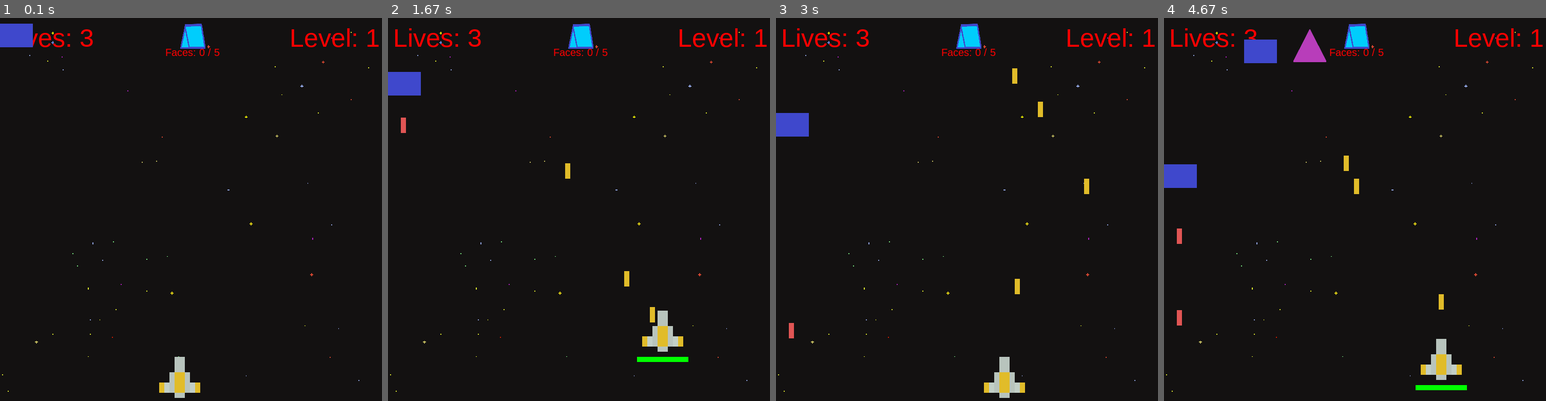
Above: before the commit, frames 1-4 (left to right).
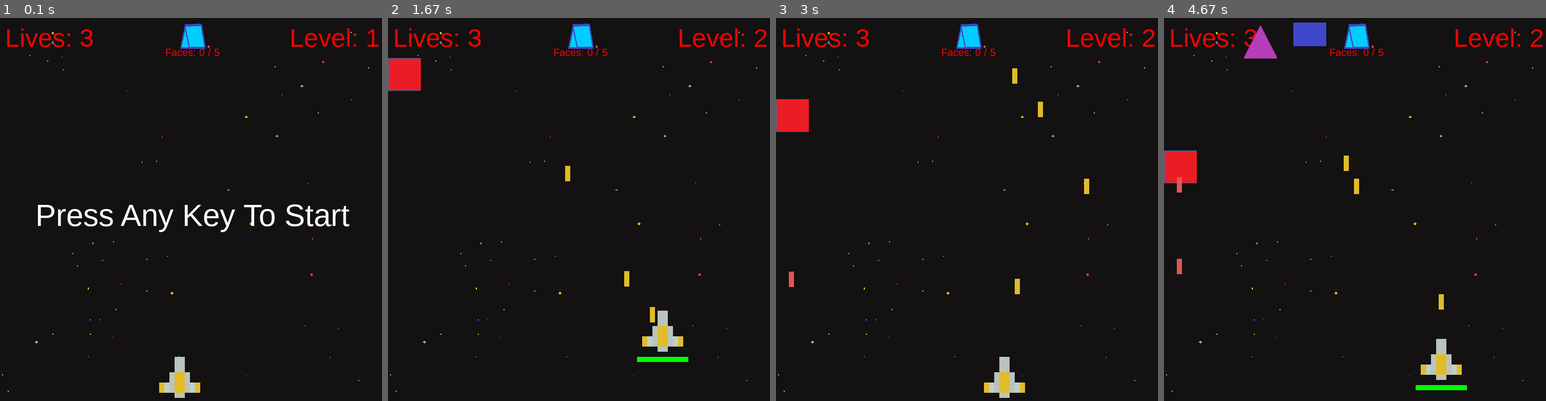
Above: after the commit, the same moments.

Repository: University-Team-Project/Team-Project-Maths-Game
Game: pygame game, started from 3D Model Game.py
The game is run twice, just before and just after one commit, with the same random seed, the same clock (stepped at 60 frames per second) and the same inputs.
Inputs:
- Up to frame 1 (0.1 s): no input
- Up to frame 2 (1.67 s): tap Space at 0.33, 0.73, 1.03, 1.23, 1.57 s; hold Right 0.67-1.13 s; hold Up 1.17-1.47 s; hold Right from 1.5 s (still down)
- Up to frame 3 (3 s): tap Space at 1.87, 2.07, 2.37, 2.63, 2.97 s; release Right at 1.97 s; hold Left 2-2.53 s; hold Down 2.57-2.87 s; hold Left from 2.9 s (still down)
- Up to frame 4 (4.67 s): tap Space at 3.27, 3.4, 3.8, 4.1, 4.47 s; release Left at 3.3 s; hold Up 3.33-3.7 s; hold Right 3.73-4.37 s; hold Down from 4.4 s (still down)

The runs differ from the first frame. In frame 1, 2.0% of the frame differs, in the area x 0-92%, y 1-56%; in frame 2, 1.0%; in frame 3, 1.0%; in frame 4, 2.5%, in the area x 0-100%, y 1-81%.

Commit message:
Implemented complete prototype of game, now include start functionality, different rounds, and win and lost screens

Diff:
--- a/3D Model Game.py
+++ b/3D Model Game.py
@@ -95,8 +95,9 @@
         self.laser_img = YELLOW_LASER
         self.mask = pygame.mask.from_surface(self.character_img)
         self.max_health = health
-
-    def move_lasers(self, vel, objs):
+        self.lives = 3
+
+    def move_lasers(self, vel, objs, shapes_score, model_shapes):
         self.cooldown()
         for laser in self.lasers:
             laser.move(vel)
@@ -105,9 +106,15 @@
             else:
                 for obj in objs:
                     if laser.collision(obj):
+                        if obj.character_img in model_shapes:
+                            shapes_score += 1
+                            model_shapes.remove(obj.character_img)
+                        else:
+                            self.lives -= 1
                         objs.remove(obj)
                         if laser in self.lasers:
                             self.lasers.remove(laser)
+        return (shapes_score, model_shapes, )
 
     def draw(self, window):
         super().draw(window)
@@ -171,16 +178,16 @@
     shape_font = pygame.font.SysFont("arial", 20)
     lost_font = pygame.font.SysFont("arial", 60)
     round = 1
-    level = 0
-    lives = 3
+    level = 1
+    start = True
     lost = False
-    win = True
+    win = False
     won_round = False
     model, model_shapes = MODEL_MAP[random.choice(["cube", "cuboid", "triangular_prism"])]
-    print(model_shapes)
     num_of_shapes = len(model_shapes)
     shapes_score = 0
     enemies = []
+    prev_enemy_type = ""
     wave_length = 5
     enemy_vel = 1
     player_vel = 5
@@ -193,17 +200,29 @@
     def redraw_window():
         WIN.blit(BG, (0, 0))
         # draw text
-        lives_label = main_font.render(f"Lives: {lives}", 1, (255, 0, 0))
+        start_label = lost_font.render("Press Any Key To Start", 1, (255,255,255))
+        lives_label = main_font.render(f"Lives: {player.lives}", 1, (255, 0, 0))
         shapes_score_label = shape_font.render(f"Faces: {shapes_score} / {num_of_shapes}", 1, (255, 0, 0))
         levels_label = main_font.render(f"Level: {level}", 1, (255, 0, 0))
+        lost_label = lost_font.render("Game Over", 1, (255, 255, 255))
+        win_label = lost_font.render("You Win!", 1, (255, 255, 255))
 
         WIN.blit(lives_label, (10, 10))
         WIN.blit(model, ((WIDTH - model.get_width())/2, 10))
         WIN.blit(shapes_score_label, ((WIDTH-shapes_score_label.get_width())/2, model.get_height()+5))
         WIN.blit(levels_label, (WIDTH - levels_label.get_width() - 10, 10))
 
+        if start:
+            WIN.blit(start_label, (WIDTH/2 - start_label.get_width()/2, 350))
+
         for e in enemies:
             e.draw(WIN)
+
+        if win:
+            WIN.blit(win_label,  (WIDTH/2 - win_label.get_width()/2, 350))
+
+        if lost:
+            WIN.blit(lost_label, (WIDTH/2 - lost_label.get_width()/2, 350))
 
 
         player.draw(WIN)
@@ -212,93 +231,108 @@
     while running:
         clock.tick(fps)
         redraw_window()
-
-        if lives <= 0 or player.health <= 0:
-            lost = True
-
-        if won_round:
-            if round > 3:
-                win = True
-            else:
-                model, model_shapes = MODEL_MAP[random.choice(["cube", "cuboid", "triangular_prism"])]
-                round += 1
-
-            won_round = False
-
-        # TODO: Need to add in functionality when user reaches no lost state
-        if lost:
-            lost_label = lost_font.render("Game Over", 1, (255, 255, 255))
-            WIN.blit(lost_label, (WIDTH/2 - lost_label.get_width()/2, 350))
-
-        # TODO: Need to make sure that if the user selects the wrong shape then they lose life
-        if len(enemies) == 0:
-            if level <= 2:
-                level += 1
-                wave_length += 5
-                height = 0
-                width = 0
-                for i in range(wave_length):
-                    for e in enemies:
-                        while True:
-                            height = random.randrange(-1500, - 100)
-                            width = random.randrange(50, WIDTH - 100)
-                            new_rect = pygame.Rect(width, height, e.get_width(), e.get_height())
-
-                            if not any(enmey for enmey in enemies if
-                                       new_rect.colliderect(enmey.x, enmey.y, enmey.get_width(),enmey.get_height())):
-                                break
-
-                    enemy = Enemy(width, height, random.choice(["square", "rectangle", "circle", "triangle"]))
-                    enemies.append(enemy)
-            else:
-                won_round = True
-                level = 0
-                wave_length = 5
-
-
-
         # Event Checker
         for event in pygame.event.get():
             if event.type == pygame.QUIT:
                 running = False
 
-        keys = pygame.key.get_pressed()
-
-        if keys[pygame.K_LEFT] and player.x - player_vel > 0:
-            player.x -= player_vel
-
-        if keys[pygame.K_RIGHT] and player.x + player_vel + player.get_width() < WIDTH:
-            player.x += player_vel
-
-        if keys[pygame.K_UP] and HEIGHT * 0.65 < player.y - player_vel > 0:
-            player.y -= player_vel
-
-        if keys[pygame.K_DOWN] and player.y + player_vel + player.get_height() < HEIGHT:
-            player.y += player_vel
-
-        if keys[pygame.K_SPACE]:
-            player.shoot()
-
-
-        for enemy in list(enemies):
-            enemy.move(enemy_vel)
-            enemy.move_lasers(laser_vel, player)
-
-            if random.randrange(0, 2 * 60) == 1:
-                enemy.shoot()
-
-            if collide(enemy, player):
-                player.health -= 10
-                enemies.remove(enemy)
-
-            if enemy.y + enemy.get_height() > HEIGHT and enemy.character_img in model_shapes:
-                lives -= 1
-                model_shapes.remove(enemy.character_img)
-
-            if enemy.y + enemy.get_height() > HEIGHT:
-                enemies.remove(enemy)
-
-        player.move_lasers(-laser_vel, enemies)
+        if start:
+            if any(pygame.key.get_pressed()):
+                start = False
+        else:
+            if player.lives <= 0:
+                lost = True
+
+            if player.health <= 0:
+                player.lives -= 1
+                player.health = player.max_health
+
+            if shapes_score >= 6:
+                won_round = True
+                shapes_score = 0
+
+            if won_round:
+                if round > 3:
+                    win = True
+                else:
+                    enemies.clear()
+                    level = 1
+                    model, model_shapes = MODEL_MAP[random.choice(["cube", "cuboid", "triangular_prism"])]
+                    num_of_shapes = len(model_shapes)
+                    round += 1
+
+                won_round = False
+
+            # TODO: Need to add in functionality when user reaches no lost state
+            if lost or win:
+                enemies.clear()
+            else:
+                # TODO: Need to make sure that if the user selects the wrong shape then they lose life
+
+                if len(enemies) == 0:
+                    level += 1
+                    wave_length += 5
+                    height = 0
+                    width = 0
+                    for i in range(wave_length):
+                        for e in enemies:
+                            while True:
+                                height = random.randrange(-1500, - 100)
+                                width = random.randrange(50, WIDTH - 100)
+                                new_rect = pygame.Rect(width, height, e.get_width(), e.get_height())
+
+                                if not any(enmey for enmey in enemies if
+                                           new_rect.colliderect(enmey.x, enmey.y, enmey.get_width(),enmey.get_height())):
+                                    break
+                        while True:
+                            enemy_type = random.choice(["square", "rectangle", "circle", "triangle"])
+                            if enemy_type is not prev_enemy_type:
+                                break;
+
+                        enemy = Enemy(width, height, enemy_type)
+                        enemies.append(enemy)
+                        prev_enemy_type = enemy_type
+
+                keys = pygame.key.get_pressed()
+
+                if keys[pygame.K_LEFT] and player.x - player_vel > 0:
+                    player.x -= player_vel
+
+                if keys[pygame.K_RIGHT] and player.x + player_vel + player.get_width() < WIDTH:
+                    player.x += player_vel
+
+                if keys[pygame.K_UP] and HEIGHT * 0.65 < player.y - player_vel > 0:
+                    player.y -= player_vel
+
+                if keys[pygame.K_DOWN] and player.y + player_vel + player.get_height() < HEIGHT:
+                    player.y += player_vel
+
+                if keys[pygame.K_SPACE]:
+                    player.shoot()
+
+
+                for enemy in list(enemies):
+                    enemy.move(enemy_vel)
+                    enemy.move_lasers(laser_vel, player)
+
+                    if random.randrange(0, 2 * 60) == 1:
+                        enemy.shoot()
+
+                    if collide(enemy, player):
+                        if enemy.character_img in model_shapes:
+                            player.health -= 50
+                        else:
+                            player.health -= 10
+                        enemies.remove(enemy)
+
+                    if enemy.y + enemy.get_height() > HEIGHT and enemy.character_img in model_shapes:
+                        player.lives -= 1
+
+                    if enemy.y + enemy.get_height() > HEIGHT:
+                        enemies.remove(enemy)
+
+                shapes_score, model_shapes = player.move_lasers(-laser_vel, enemies, shapes_score, model_shapes)
+
 
 if __name__ == "__main__":
     main()
